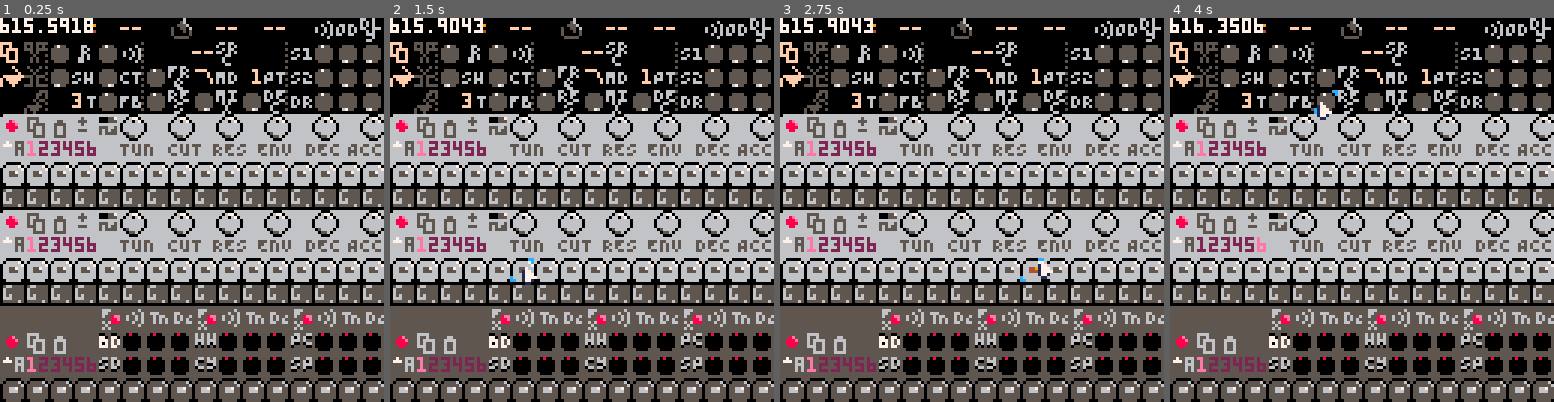
Above: before the commit, frames 1-4 (left to right).
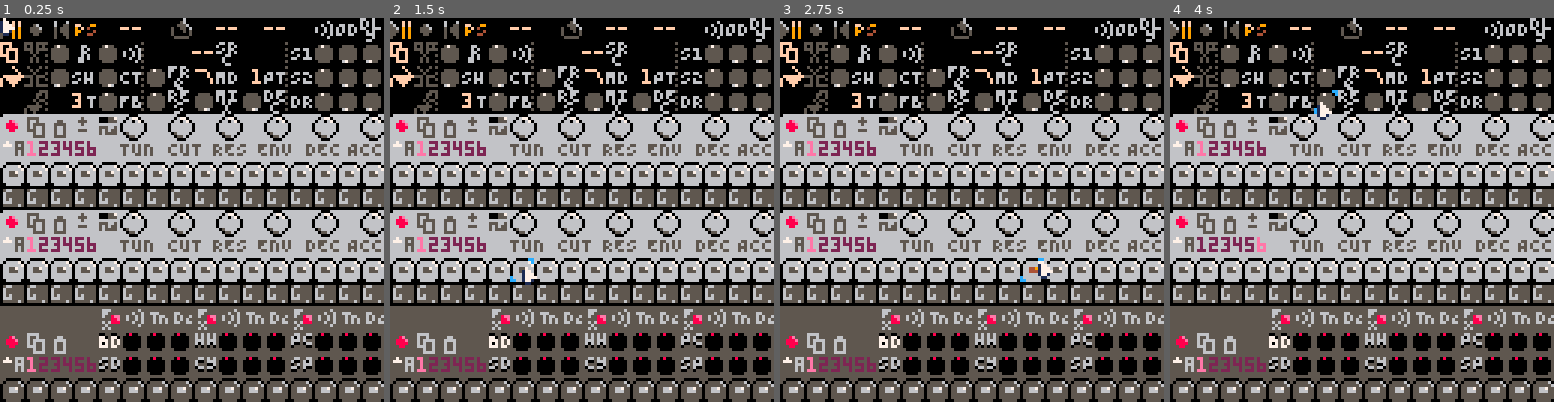
Above: after the commit, the same moments.

Repository: luchak/rp8
Game: PICO-8 cartridge pb-0x.p8
Two runs of this game, one before a commit and one after it. Both use one fixed random seed, a clock stepped at 60 frames per second and the inputs below.
Inputs (mouse positions are in pixels of both pictures, inside the frame that each line leads up to):
- Up to frame 1 (0.25 s): no input
- Up to frame 2 (1.5 s): tap O (Z key) at 0.33, 0.7, 1.43 s; click (459, 121) at 0.67 s; tap X (X key) at 1.07 s; click (520, 267) at 1.22 s
- Up to frame 3 (2.75 s): click (975, 114) at 1.77 s; tap X (X key) at 2.07, 2.4, 2.73 s; tap O (Z key) at 2.22 s; click (1037, 259) at 2.32 s
- Up to frame 4 (4 s): click (1492, 106) at 2.87 s; tap X (X key) at 3.07, 3.4, 3.73 s; tap O (Z key) at 3.1, 3.98 s; click (1254, 256) at 3.42 s; click (1315, 102) at 3.97 s

The runs differ from the first frame. In frame 1, 0.7% of the frame differs, in the area x 0-25%, y 0-6%; in frame 2, 0.7%; in frame 3, 0.7%; in frame 4, 0.7%.

Commit message:
More script

Diff:
--- a/events.lua
+++ b/events.lua
@@ -89,7 +89,7 @@
  end
 
  timeline.clear_overrides=eval[[
- (fn (self) ((@= $self overrides (') (@= $self has_override false))))
+ (fn (self) ((@= $self overrides (tab)) (@= $self has_override false)))
  ]]
 
  timeline.toggle_rec=function(self)
--- a/pb-0x.p8
+++ b/pb-0x.p8
@@ -7,6 +7,8 @@
 #include utils.lua
 
 semitone=2^(1/12)
+
+function newtab() return {} end
 
 -- give audio time to settle
 -- before starting synthesis
@@ -176,8 +178,8 @@
 
 function _draw()
  ui:draw(state)
- rectfill(0,0,30,7,0)
- print(stat(0),0,0,7)
+ --rectfill(0,0,30,7,0)
+ --print(stat(0),0,0,7)
  palt(0,false)
 end
 
@@ -853,6 +855,10 @@
   self:stop_playing()
   self.tl:insert_seq(copy_buf_seq)
   load_bar()
+ end
+
+ function s:copy_overrides_to_loop()
+  self.tl:copy_overrides_to_loop()
  end
 
  load_bar()
@@ -1338,7 +1344,7 @@
    0,0,6,7,
    'play/pause',
    state_make_get_set'playing',
-   function(s) s:toggle_playing() end
+   make_obj_cb('toggle_playing')
   )
  )
  add_to_ui(
@@ -1346,7 +1352,7 @@
    24,0,172,173,
    'pattern/song mode',
    state_is_song_mode,
-   function(s) s:toggle_song_mode() end
+   make_obj_cb('toggle_song_mode')
   )
  )
  song_only(
@@ -1355,7 +1361,7 @@
     8,0,231,232,
     'record automation',
     state_make_get_set('tl','rec'),
-    function(s) s:toggle_rec() end
+    make_obj_cb('toggle_rec')
    ),
    239,
    function(s) return (not s.tl.has_override) or s.tl.rec end,
@@ -1380,41 +1386,15 @@
   5
  )
 
- add_to_ui(momentary_new(
-  0,8,242,
-  function(s)
-   s:copy_seq()
-  end,
-  'copy loop'
- ))
- song_only(momentary_new(
-  8,8,241,
-  function(s)
-   s:cut_seq()
-  end,
-  'cut loop'
- ),199)
- add_to_ui(momentary_new(
-  0,16,247,
-  function(s)
-   s:paste_seq()
-  end,
-  'fill loop'
- ))
- song_only(momentary_new(
-  8,16,243,
-  function(s)
-   s:insert_seq()
-  end,
-  'insert loop'
- ),201)
- song_only(momentary_new(
-  8,24,246,
-  function(s)
-   s.tl:copy_overrides_to_loop()
-  end,
-  'commit touched controls'
- ),204)
+ eval[[(fn (add_to_ui song_only) (
+ ($add_to_ui ($momentary_new 0 8 242 ($make_obj_cb copy_seq) "copy loop"))
+ ($song_only ($momentary_new 8 8 241 ($make_obj_cb cut_seq) "cut loop") 199)
+ ($add_to_ui ($momentary_new 0 16 247 ($make_obj_cb paste_seq) "fill loop"))
+ ($song_only ($momentary_new 8 16 243 ($make_obj_cb insert_seq) "insert loop") 201)
+ ($song_only
+  ($momentary_new 8 24 246 ($make_obj_cb copy_overrides_to_loop) "commit touched controls")
+ 204)
+ ))]](add_to_ui,song_only)
 
  for s in all(parse[[(
   "16,8,1,tempo",
--- a/utils.lua
+++ b/utils.lua
@@ -233,6 +233,8 @@
    _ENV[a1]=a2
   elseif cmd=='let' then
    locals[a1]=a2
+  elseif cmd=='tab' then
+   return ev_node
   -- else
   --  return ev_node[#ev_node]
   end
@@ -241,11 +243,13 @@
  return _eval_node(ast)
 end
 
-function eval(src,locals)
+function eval(src)
  log('exec script')
- return _eval_scope(parse(src),locals or {})
+ return _eval_scope(parse(src),{})
 end
 
 function take(i,...)
  return pack(...)[i]
 end
+
+make_obj_cb=eval[[(fn (n) (fn (o) ((@ $o $n) $o)))]]
